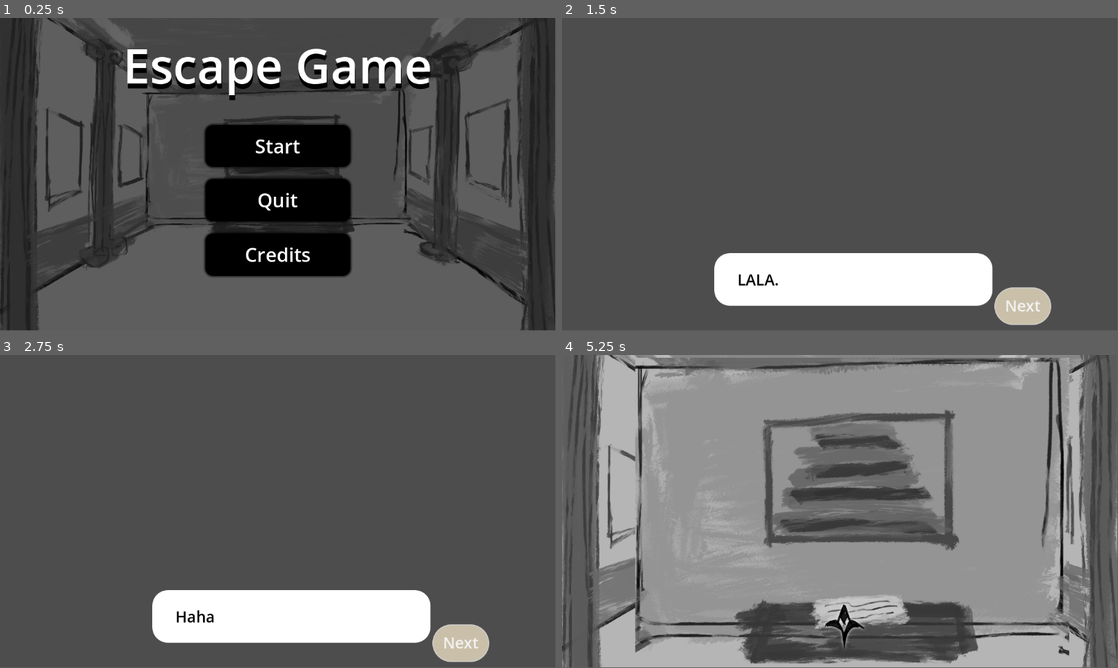
Above: before the commit, frames 1-4 (two rows, left to right).
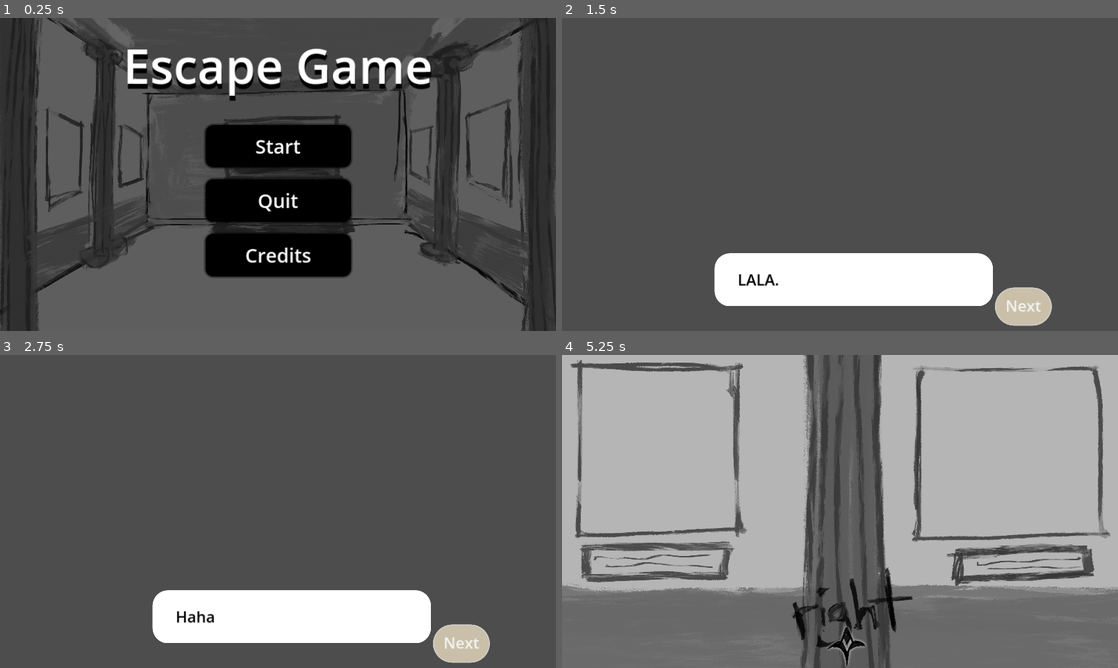
Above: after the commit, the same moments.

Repository: yaliu10/Escape-Room
Game: Godot game, scene res://Scenes/start_menu.tscn
The game is run twice, just before and just after one commit, with the same random seed, the same clock (stepped at 60 frames per second) and the same inputs. The engine's default icon, where the game draws it, is replaced by a stand-in: a white triangle on a blue panel in a dark square.
Inputs (mouse positions are in pixels of both pictures, inside the frame that each line leads up to):
- Up to frame 1 (0.25 s): no input
- Up to frame 2 (1.5 s): click "Start" at 0.5 s; click "Next" at 1.25 s
- Up to frame 3 (2.75 s): click "Next" at 2 s
- Up to frame 4 (5.25 s): click "Next" at 2.75 s; tap Enter at 3.5 s; move the mouse to (962, 495) at 3.52 s; tap Space at 4.25 s; move the mouse to (728, 527) at 4.27 s; click (562, 355) at 5 s
In our replay, the window is 799x449 before the commit and 800x450 after it. These sizes can differ from the game's own. Grey fills any space a smaller window leaves; there, only what the larger window draws over its background counts as a difference.

The runs differ from the first frame. In frame 1, 2.4% of the frame differs, in the area x 0-100%, y 0-100%; in frame 2, 0.4%; in frame 3, 0.4%; in frame 4, 80%.

Commit message:
Rescaling finished

Diff:
--- a/escape-room/Scenes/left_wall.tscn
+++ b/escape-room/Scenes/left_wall.tscn
@@ -42,10 +42,10 @@
 [node name="TextureRect" type="TextureRect" parent="Button"]
 layout_mode = 1
 anchors_preset = -1
-anchor_left = -0.481481
-anchor_top = -0.0309279
-anchor_right = 1.40741
-anchor_bottom = 1.57732
+anchor_left = -0.414818
+anchor_top = 2.17526
+anchor_right = 1.17037
+anchor_bottom = 3.3402
 grow_horizontal = 2
 grow_vertical = 2
 texture = ExtResource("3_alxna")
--- a/escape-room/Scenes/main.tscn
+++ b/escape-room/Scenes/main.tscn
@@ -49,10 +49,10 @@
 [node name="TextureRect" type="TextureRect" parent="Control/Left Button"]
 layout_mode = 1
 anchors_preset = -1
-anchor_left = 305.267
-anchor_top = 1128.24
-anchor_right = 811.017
-anchor_bottom = 1471.62
+anchor_left = -35.6516
+anchor_top = 1083.86
+anchor_right = 470.098
+anchor_bottom = 1427.24
 rotation = -1.5708
 texture = ExtResource("3_j2lnq")
 expand_mode = 1
@@ -69,10 +69,10 @@
 [node name="TextureRect" type="TextureRect" parent="Control/Right Button"]
 layout_mode = 1
 anchors_preset = -1
-anchor_left = 2277.25
-anchor_top = 647.045
-anchor_right = 2783.0
-anchor_bottom = 990.42
+anchor_left = 2584.74
+anchor_top = 579.304
+anchor_right = 3090.49
+anchor_bottom = 922.679
 rotation = 1.5708
 texture = ExtResource("3_j2lnq")
 expand_mode = 1
@@ -101,6 +101,10 @@
 anchor_top = 18.6872
 anchor_right = 1575.3
 anchor_bottom = 362.062
+offset_left = -83.1465
+offset_top = -529.82
+offset_right = -83.1465
+offset_bottom = -529.82
 grow_horizontal = 2
 grow_vertical = 2
 texture = ExtResource("3_j2lnq")
@@ -135,8 +139,8 @@
 grow_vertical = 2
 icon = ExtResource("5_jynig")
 
-[connection signal="pressed" from="Control/Left Button" to="." method="_on_up_button_pressed"]
-[connection signal="pressed" from="Control/Right Button" to="." method="_on_up_button_pressed"]
+[connection signal="pressed" from="Control/Left Button" to="." method="_on_left_button_pressed"]
+[connection signal="pressed" from="Control/Right Button" to="." method="_on_right_button_pressed"]
 [connection signal="pressed" from="Control/Up Button" to="." method="_on_up_button_pressed"]
 [connection signal="pressed" from="Control/text object" to="." method="_on_text_object_pressed"]
 [connection signal="pressed" from="PauseIcon" to="CanvasLayer/PauseScreen" method="_on_pause_icon_pressed"]
--- a/escape-room/Scenes/right_wall.tscn
+++ b/escape-room/Scenes/right_wall.tscn
@@ -35,10 +35,10 @@
 [node name="TextureRect" type="TextureRect" parent="Button"]
 layout_mode = 1
 anchors_preset = -1
-anchor_left = -1.24631
-anchor_top = -0.850746
-anchor_right = -0.246305
-anchor_bottom = 0.149254
+anchor_left = -1.21675
+anchor_top = 0.746267
+anchor_right = -0.216747
+anchor_bottom = 1.74627
 grow_horizontal = 2
 grow_vertical = 2
 texture = ExtResource("3_cxqnp")
--- a/escape-room/Scenes/wall_1.tscn
+++ b/escape-room/Scenes/wall_1.tscn
@@ -14,8 +14,8 @@
 script = ExtResource("1_7eeak")
 
 [node name="Img2641" type="Sprite2D" parent="."]
-position = Vector2(602, 323)
-scale = Vector2(0.3, 0.3)
+position = Vector2(576, 324)
+scale = Vector2(0.384, 0.306238)
 texture = ExtResource("2_iw4cl")
 
 [node name="Button" type="Button" parent="."]
--- a/escape-room/project.godot
+++ b/escape-room/project.godot
@@ -19,6 +19,10 @@
 
 ItemInfo="*res://Scenes/item_info.tscn"
 
+[display]
+
+window/stretch/mode="canvas_items"
+
 [input]
 
 pause={
Not shown: 1 places in escape-room/Scenes/slot.tscn that only renumber resources
